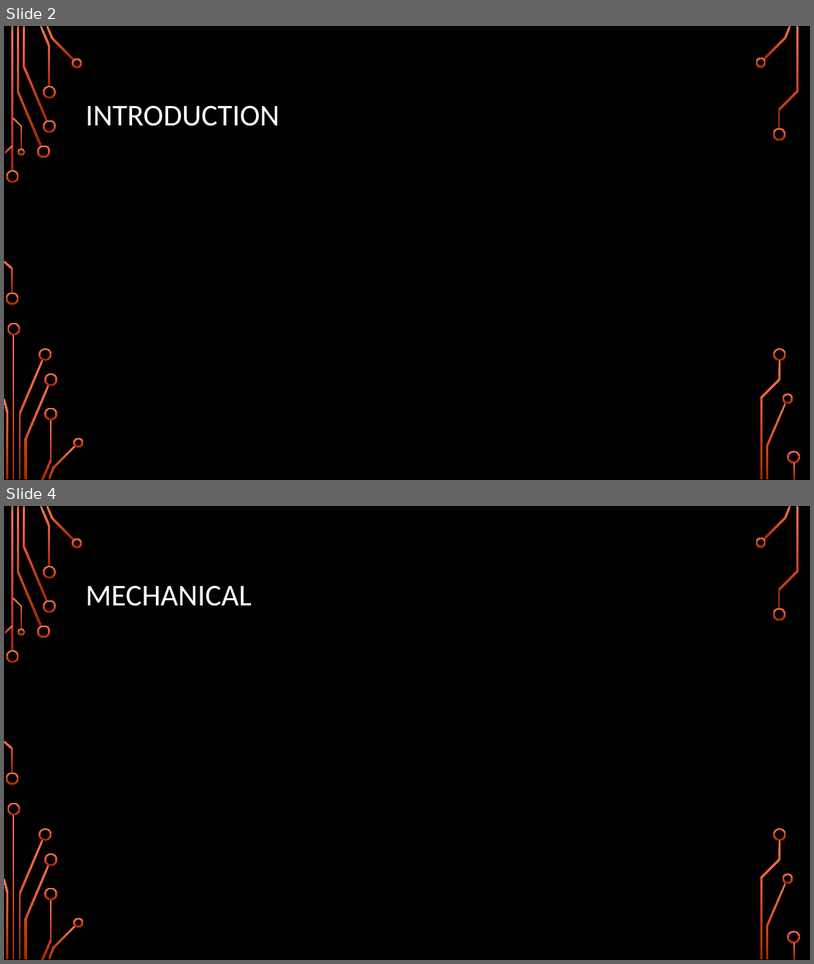
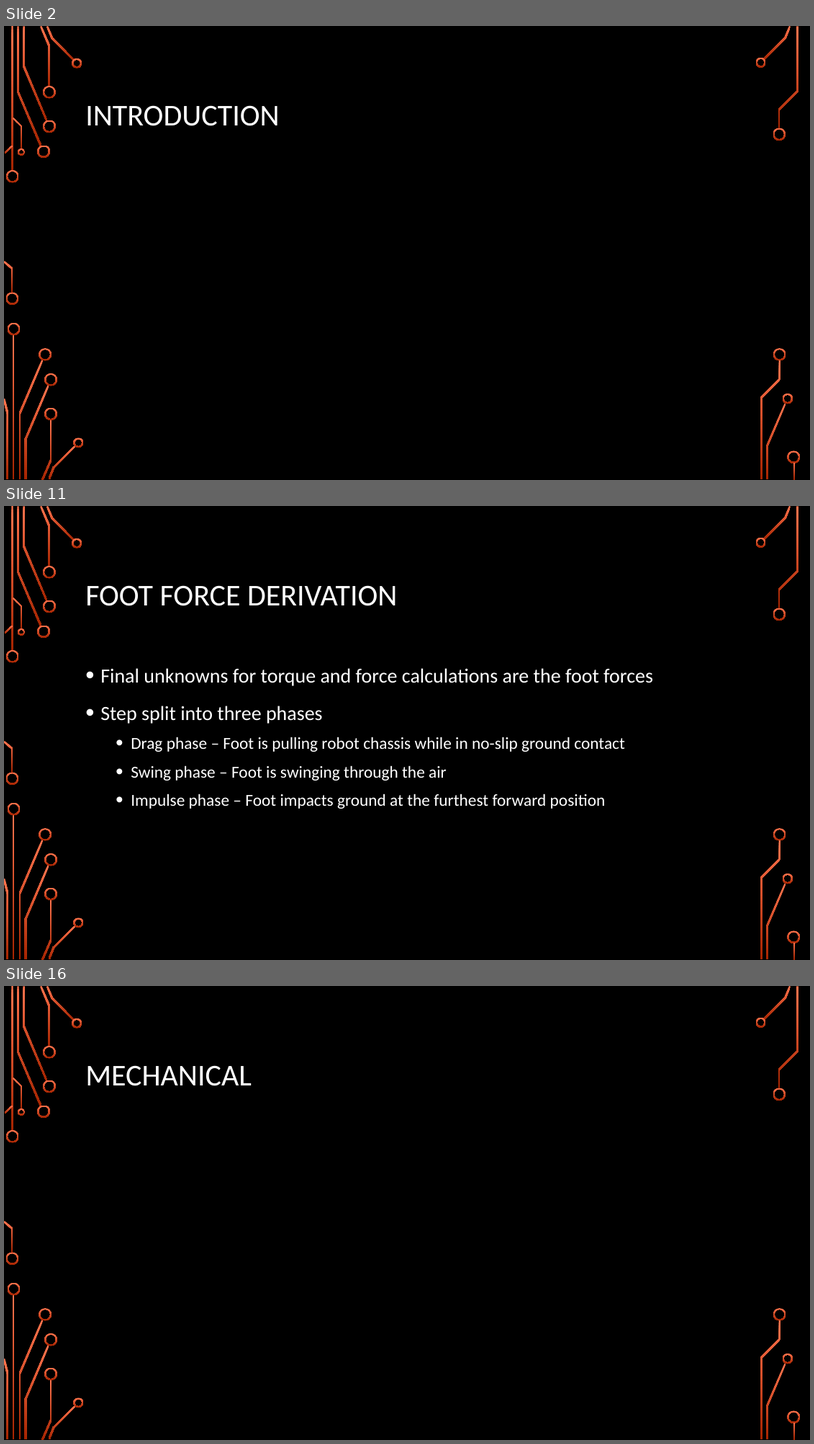
Before and after one commit to Logiant/AgileRoboticControls, a slide deck: Documentation/Presentation/Design Presentation/Design Presentation.pptx. Shown one above the other, each under a label of ours: slides 2 and 4 before the commit, slides 2, 11 and 16 after it; the slides between them are not shown. The pictures are 814x964 and 814x1444 pixels, drawn with LibreOffice and Linux fonts; fonts in the diff are those of the drawing; background and template pictures are left out. Boxes give left, top, right and bottom in pixels: in the first picture for what was removed or moved away, otherwise in the second. Text is boxed around its words. In the diff, an @@ line names an element or a change of style, - is before the commit and + after.

```diff
--- a/Documentation/Presentation/Design Presentation/Design Presentation.pptx
+++ b/Documentation/Presentation/Design Presentation/Design Presentation.pptx
@@ slide 11 added at (4,506,810,960), background picture (left out); not listed: 36 template elements that a slide beside it also shows @@
@@ title added at (85,585,397,606), 36 pt, text #FFFFFF @@
+FOOT FORCE DERIVATION
@@ text added at (100,668,653,808), 20 pt, text #FFFFFF @@
+• Final unknowns for torque and force calculations are the foot forces
+• Step split into three phases
+  • Drag phase – Foot is pulling robot chassis while in no-slip ground contact
+  • Swing phase – Foot is swinging through the air
+  • Impulse phase – Foot impacts ground at the furthest forward position
@@ what was slide 4 is now slide 16 @@
```
Also in this commit, not shown: 1 slide changed, 20 other slides added, 1 slide removed.
